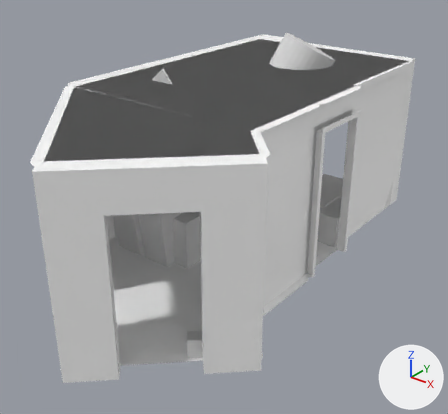
Two versions of the glTF model dataset/10e2d93c-2a82-49f2-a95c-7598d24901f2_LivingDiningRoom-8149/scene_bbox.glb, one commit apart.
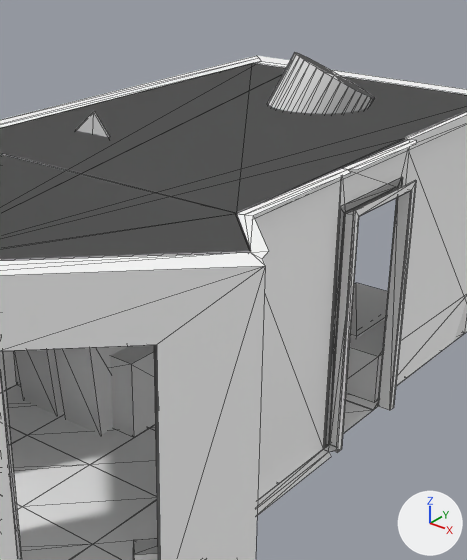
Each version is shown whole from a 50 mm lens placed at (4.79, -6.42, 4.89), pointed at (-0.35, 0.0, 0.9), then close up on the part from 23% to 87% of the width and 0% to 83% of the height. The axes (+X, +Y, +Z) are drawn at lower right. The lights are the same throughout. The first two pictures are the older version. The close-ups show mesh edges as thin lines. Where no turn or scale is listed for an object, it has been applied to the vertices.

Objects in the first close-up: 'Ceiling_86791587193893596/0', 'CustomizedCeiling_3993476466f7-b6a6-459a-a734-3e685ff63b98/21', 'Dining_Chair_d6df4001-e75c-58c7-900b-0aa2e0c341a5', 'Dining_Table_7d93c6be-9077-56b4-8f46-b769fc34b12c', 'Floor_81491587193891760/0', 'Pendant_Lamp_c337b0aa-9aa7-5029-9822-589d670489e1', 'Pendant_Lamp_e781b5b2-e1ba-543a-a18a-87b08638aa22', 'Pocket_6DBBD588-A6CB-4686-A5A2-AD392C5481D8/5996', 'WallInner_66831587193888990/0', 'WallInner_70221587193893301/0', 'WallInner_76681587193888950/0', 'WallOuter_74581587193893330/0', 'WallTop_73621587193893331/0' and 18 more.
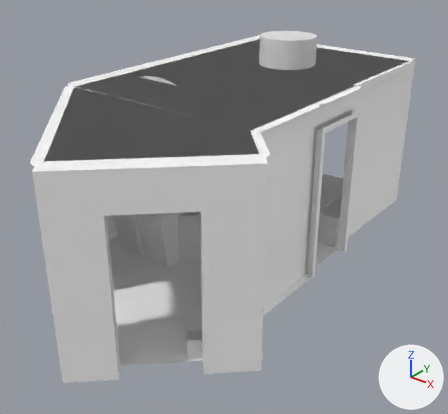
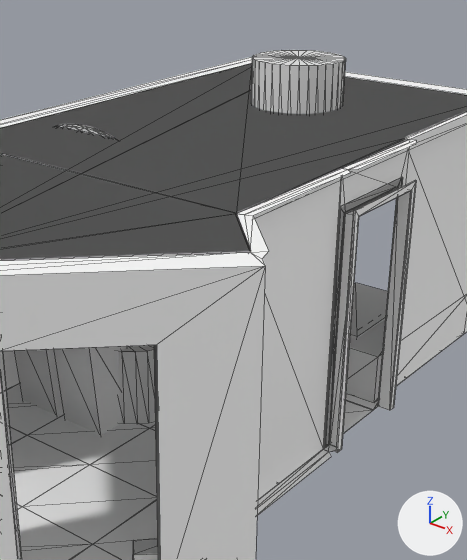
Where the newer file only moved an object's origin or applied its transform, the numbers keep the older frame.

Edits to the bpy script that builds the scene:
```text
Change me_geometry_53:
    used by ob_dining_table_7d93c6be_9077_56b4_8f46_b769fc34b12c; parent = ob_world; location = (0.0, 0.0, 0.0)
    remove me_geometry_53.from_pydata(...)  # 8 vertices, 12 faces; spans x -2.22..-0.61, y -0.54..0.37, z 0.0..0.76
    add me_geometry_53.from_pydata(...)  # 66 vertices, 128 faces; spans x -0.89..0.89, y -0.89..0.89, z 0.0..0.76
    me_geometry_53 part 1: the whole mesh is rebuilt
Change me_geometry_58:
    used by ob_pendant_lamp_e781b5b2_e1ba_543a_a18a_87b08638aa22; location = (0.0, 0.0, 0.0)
    remove me_geometry_58.from_pydata(...)  # 66 vertices, 128 faces; spans x -1.208..0.011, y 1.498..2.726, z 1.67..3.078
    add me_geometry_58.from_pydata(...)  # 66 vertices, 128 faces; spans x -1.143..-0.217, y 1.57..2.525, z 1.882..3.044
    me_geometry_58 part 2: the whole mesh is multiplied about its middle by the matrix ((0.126, -0.931, 0.336), (-0.955, -0.014, 0.317), (-0.325, -0.356, -0.91)), then moved by (-0.081, -0.064, 0.088)
Change me_geometry_59:
    used by ob_pendant_lamp_c337b0aa_9aa7_5029_9822_589d670489e1; parent = ob_world; location = (0.0, 0.0, 0.0)
    remove me_geometry_59.from_pydata(...)  # 8 vertices, 12 faces; spans x -2.38..-0.63, y -0.09..-0.06, z 1.06..2.8
    add me_geometry_59.from_pydata(...)  # 642 vertices, 1280 faces; spans x -0.61..0.6, y -0.6..0.6, z -0.08..1.13
    me_geometry_59 part 3: 642 vertices added at x -0.61..0.6, y -0.6..0.6, z -0.08..1.13, forming an icosphere of 1280 faces
    me_geometry_59 part 4: 8 vertices removed from x -2.38..-0.63, y -0.09..-0.06, z 1.06..2.8
Change ob_dining_table_7d93c6be_9077_56b4_8f46_b769fc34b12c:
    ob_dining_table_7d93c6be_9077_56b4_8f46_b769fc34b12c.location: (0.0, 0.0, 0.0) -> (-1.415, -0.084, 0.0)
    ob_dining_table_7d93c6be_9077_56b4_8f46_b769fc34b12c.scale: (1.0, 1.0, 1.0) -> (0.899, 0.519, 1.0)
Change ob_pendant_lamp_c337b0aa_9aa7_5029_9822_589d670489e1:
    ob_pendant_lamp_c337b0aa_9aa7_5029_9822_589d670489e1.location: (0.0, 0.0, 0.0) -> (-1.507, -0.0721, 1.531)
    ob_pendant_lamp_c337b0aa_9aa7_5029_9822_589d670489e1.scale: (1.0, 1.0, 1.0) -> (1.42, 0.0224, 1.0)
```

Pixel boxes (x1, y1, x2, y2) of what changed, in the close-ups (467 x 560 px):
'Pendant_Lamp_e781b5b2-e1ba-543a-a18a-87b08638aa22', reshaped: before (267, 52, 375, 114); after (251, 50, 346, 114)
'Dining_Table_7d93c6be-9077-56b4-8f46-b769fc34b12c', reshaped, moved, rescaled: before (13, 345, 156, 438); after (119, 345, 156, 424)
'Pendant_Lamp_c337b0aa-9aa7-5029-9822-589d670489e1', reshaped, moved, rescaled: before (76, 111, 110, 137); after (57, 124, 116, 139)
part 3 of me_geometry_59, added: after (57, 124, 116, 139)
part 4 of me_geometry_59, deleted: before (76, 111, 110, 137)
